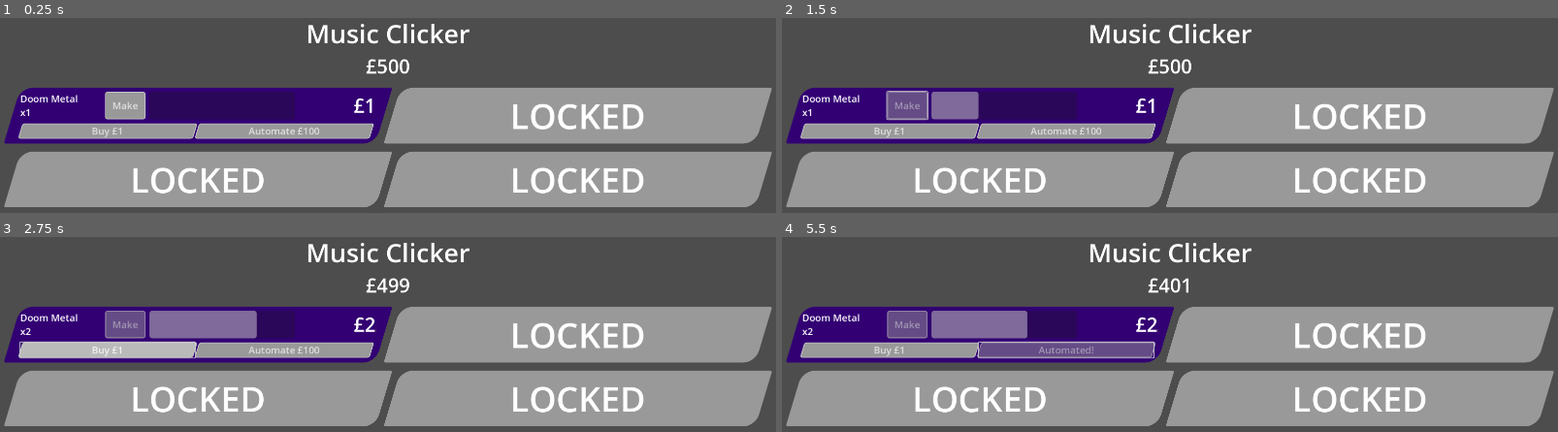
Above: before the commit, frames 1-4 (two rows, left to right).
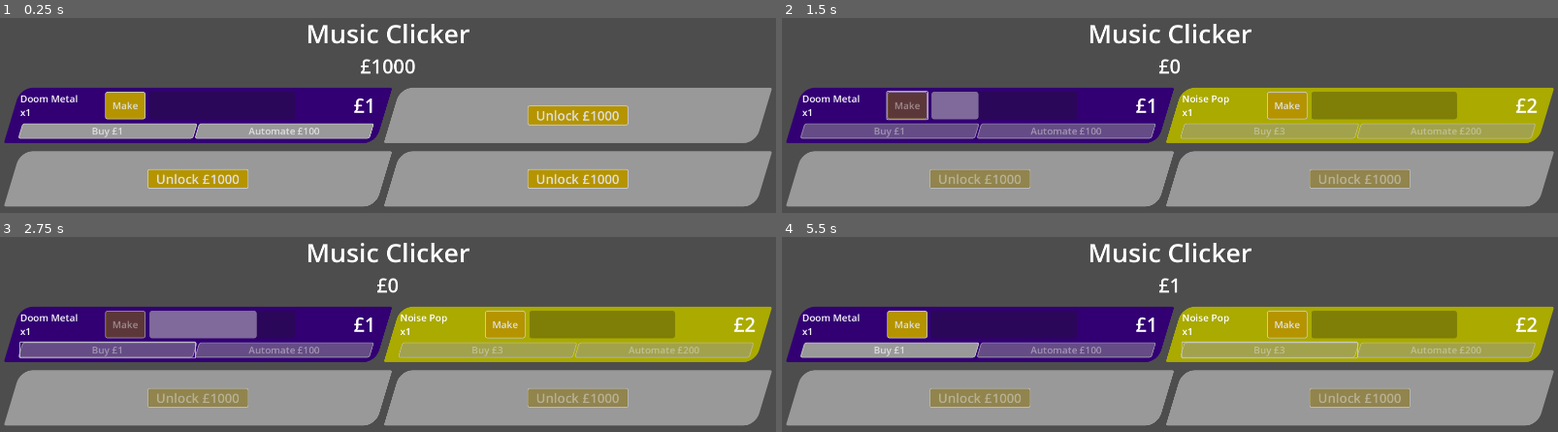
Above: after the commit, the same moments.

Repository: phrasmotica/music-clicker
Game: Godot game, scene res://game.tscn
Same seed, same stepped clock (60 frames per second), same inputs: the game is played once before the commit and once after it.
Inputs (mouse positions are in pixels of both pictures, inside the frame that each line leads up to):
- Up to frame 1 (0.25 s): no input
- Up to frame 2 (1.5 s): click "Make" at 0.5 s; click (1356, 115) at 1.25 s, where only the run after the commit has a clickable "Unlock £1000"
- Up to frame 3 (2.75 s): click (108, 350) at 2 s, where only the run before the commit has a clickable "Buy £1"
- Up to frame 4 (5.5 s): click (1069, 350) at 2.75 s, where only the run before the commit has a clickable "Automate £100"; tap Enter at 3.5 s; move the mouse to (1340, 422) at 3.52 s; hold D 3.53-4.25 s; hold Shift 3.53-4.25 s; click (1340, 422) at 3.67 s; tap Space at 4.25 s; drag from (outside the picture) to (outside the picture) at 4.27 s; move the mouse to (1247, 348) at 5.02 s; hold D from 5.03 s (still down); tap Z at 5.1 s; click (1247, 348) at 5.17 s

The runs differ from the first frame. In frame 1, 7.5% of the frame differs, in the area x 0-100%, y 20-98%; in frame 2, 23%; in frame 3, 23%; in frame 4, 22%.

Commit message:
Allow unlocking a product meter for £1000

Diff:
--- a/game.tscn
+++ b/game.tscn
@@ -14,17 +14,14 @@
 script = ExtResource("1_vef74")
 
 [node name="ScoreManager" parent="." node_paths=PackedStringArray("game_ui") instance=ExtResource("1_2j3m2")]
-starting_score = 500
+starting_score = 1000
 game_ui = NodePath("../GameUI")
 
 [node name="ProductRouter" type="Node" parent="." node_paths=PackedStringArray("score_manager")]
 script = ExtResource("3_khcq3")
 products = Array[ExtResource("4_vef74")]([ExtResource("5_hve3p"), ExtResource("6_mfdv2"), ExtResource("7_iotsf"), ExtResource("8_lc2xo")])
 amounts = Dictionary[ExtResource("4_vef74"), int]({
-ExtResource("5_hve3p"): 1,
-ExtResource("6_mfdv2"): 1,
-ExtResource("7_iotsf"): 1,
-ExtResource("8_lc2xo"): 1
+ExtResource("5_hve3p"): 1
 })
 score_manager = NodePath("../ScoreManager")
 
--- a/scenes/game_ui.tscn
+++ b/scenes/game_ui.tscn
@@ -116,48 +116,40 @@
 [node name="ProductMeter0" parent="VBoxContainer/ProductMeterParent" instance=ExtResource("2_e0pfi")]
 layout_mode = 2
 theme_override_styles/panel = SubResource("StyleBoxFlat_u001w")
+mode = 1
 
 [node name="ProductMeter1" parent="VBoxContainer/ProductMeterParent" instance=ExtResource("2_e0pfi")]
 layout_mode = 2
 theme_override_styles/panel = SubResource("StyleBoxFlat_u2dgd")
-is_unlocked = false
 
 [node name="ProductMeter2" parent="VBoxContainer/ProductMeterParent" instance=ExtResource("2_e0pfi")]
 layout_mode = 2
 theme_override_styles/panel = SubResource("StyleBoxFlat_bt76a")
-is_unlocked = false
 
 [node name="ProductMeter3" parent="VBoxContainer/ProductMeterParent" instance=ExtResource("2_e0pfi")]
 layout_mode = 2
 theme_override_styles/panel = SubResource("StyleBoxFlat_djwj0")
-is_unlocked = false
 
 [node name="ProductMeter4" parent="VBoxContainer/ProductMeterParent" instance=ExtResource("2_e0pfi")]
 layout_mode = 2
 theme_override_styles/panel = SubResource("StyleBoxFlat_e0pfi")
-is_unlocked = false
 
 [node name="ProductMeter5" parent="VBoxContainer/ProductMeterParent" instance=ExtResource("2_e0pfi")]
 layout_mode = 2
 theme_override_styles/panel = SubResource("StyleBoxFlat_o3bws")
-is_unlocked = false
 
 [node name="ProductMeter6" parent="VBoxContainer/ProductMeterParent" instance=ExtResource("2_e0pfi")]
 layout_mode = 2
 theme_override_styles/panel = SubResource("StyleBoxFlat_3huio")
-is_unlocked = false
 
 [node name="ProductMeter7" parent="VBoxContainer/ProductMeterParent" instance=ExtResource("2_e0pfi")]
 layout_mode = 2
 theme_override_styles/panel = SubResource("StyleBoxFlat_sjwyb")
-is_unlocked = false
 
 [node name="ProductMeter8" parent="VBoxContainer/ProductMeterParent" instance=ExtResource("2_e0pfi")]
 layout_mode = 2
 theme_override_styles/panel = SubResource("StyleBoxFlat_5kh4o")
-is_unlocked = false
 
 [node name="ProductMeter9" parent="VBoxContainer/ProductMeterParent" instance=ExtResource("2_e0pfi")]
 layout_mode = 2
 theme_override_styles/panel = SubResource("StyleBoxFlat_s2npe")
-is_unlocked = false
--- a/scenes/product_meter.tscn
+++ b/scenes/product_meter.tscn
@@ -35,7 +35,7 @@
 script = ExtResource("1_ynjkp")
 locked_colour = Color(0.6, 0.6, 0.6, 1)
 
-[node name="UIUpdater" type="Node" parent="." node_paths=PackedStringArray("meter", "unlocked_container", "locked_container", "name_label", "amount_label", "make_button", "progress_bar", "reward_label", "buy_button", "automate_button")]
+[node name="UIUpdater" type="Node" parent="." node_paths=PackedStringArray("meter", "unlocked_container", "locked_container", "name_label", "amount_label", "make_button", "progress_bar", "reward_label", "buy_button", "automate_button", "unlock_button")]
 unique_name_in_owner = true
 script = ExtResource("3_foft7")
 meter = NodePath("..")
@@ -48,6 +48,7 @@
 reward_label = NodePath("../MarginContainer/UnlockedModeContainer/ProductionControls/HBoxContainer/RewardLabel")
 buy_button = NodePath("../MarginContainer/UnlockedModeContainer/UpgradeButtons/BuyButton")
 automate_button = NodePath("../MarginContainer/UnlockedModeContainer/UpgradeButtons/AutomateButton")
+unlock_button = NodePath("../MarginContainer/LockedModeContainer/UnlockButton")
 panel_style_box = ExtResource("2_foft7")
 
 [node name="MarginContainer" type="MarginContainer" parent="."]
@@ -58,7 +59,6 @@
 theme_override_constants/margin_bottom = 10
 
 [node name="UnlockedModeContainer" type="VBoxContainer" parent="MarginContainer"]
-unique_name_in_owner = true
 visible = false
 layout_mode = 2
 theme_override_constants/separation = 10
@@ -73,19 +73,16 @@
 theme_override_constants/separation = 0
 
 [node name="NameLabel" type="Label" parent="MarginContainer/UnlockedModeContainer/ProductionControls/VBoxContainer"]
-unique_name_in_owner = true
 layout_mode = 2
 theme_override_font_sizes/font_size = 24
 text = "<product_name>"
 
 [node name="AmountLabel" type="Label" parent="MarginContainer/UnlockedModeContainer/ProductionControls/VBoxContainer"]
-unique_name_in_owner = true
 layout_mode = 2
 theme_override_font_sizes/font_size = 24
 text = "x0"
 
 [node name="MakeButton" type="Button" parent="MarginContainer/UnlockedModeContainer/ProductionControls"]
-unique_name_in_owner = true
 custom_minimum_size = Vector2(100, 0)
 layout_mode = 2
 theme_type_variation = &"ProductMeterMakeButton"
@@ -94,7 +91,6 @@
 text = "Make"
 
 [node name="ProgressBar" type="ProgressBar" parent="MarginContainer/UnlockedModeContainer/ProductionControls"]
-unique_name_in_owner = true
 layout_mode = 2
 size_flags_horizontal = 3
 size_flags_vertical = 1
@@ -111,7 +107,6 @@
 size_flags_horizontal = 3
 
 [node name="RewardLabel" parent="MarginContainer/UnlockedModeContainer/ProductionControls/HBoxContainer" instance=ExtResource("3_yex1k")]
-unique_name_in_owner = true
 material = SubResource("ShaderMaterial_foft7")
 layout_mode = 2
 text = "£0"
@@ -121,7 +116,6 @@
 layout_mode = 2
 
 [node name="BuyButton" type="Button" parent="MarginContainer/UnlockedModeContainer/UpgradeButtons"]
-unique_name_in_owner = true
 layout_mode = 2
 size_flags_horizontal = 3
 theme_type_variation = &"ProductMeterUpgradeButton"
@@ -130,24 +124,23 @@
 text = "Buy £0"
 
 [node name="AutomateButton" type="Button" parent="MarginContainer/UnlockedModeContainer/UpgradeButtons"]
-unique_name_in_owner = true
 layout_mode = 2
 size_flags_horizontal = 3
 theme_type_variation = &"ProductMeterUpgradeButton"
 theme_override_font_sizes/font_size = 24
 disabled = true
-text = "Automated!"
+text = "Automate £0"
 
 [node name="Spacer" type="Control" parent="MarginContainer/UnlockedModeContainer/UpgradeButtons"]
 custom_minimum_size = Vector2(6, 0)
 layout_mode = 2
 
 [node name="LockedModeContainer" type="VBoxContainer" parent="MarginContainer"]
-unique_name_in_owner = true
 layout_mode = 2
 theme_override_constants/separation = 10
 
 [node name="LockedLabel" type="Label" parent="MarginContainer/LockedModeContainer"]
+visible = false
 layout_mode = 2
 size_flags_vertical = 3
 theme_override_font_sizes/font_size = 86
@@ -155,6 +148,17 @@
 horizontal_alignment = 1
 vertical_alignment = 1
 
+[node name="UnlockButton" type="Button" parent="MarginContainer/LockedModeContainer"]
+custom_minimum_size = Vector2(250, 0)
+layout_mode = 2
+size_flags_horizontal = 4
+size_flags_vertical = 6
+focus_mode = 0
+mouse_default_cursor_shape = 2
+theme_type_variation = &"ProductMeterUnlockButton"
+text = "Unlock £1000"
+
 [connection signal="pressed" from="MarginContainer/UnlockedModeContainer/ProductionControls/MakeButton" to="UIUpdater" method="_on_make_button_pressed"]
 [connection signal="pressed" from="MarginContainer/UnlockedModeContainer/UpgradeButtons/BuyButton" to="UIUpdater" method="_on_buy_button_pressed"]
 [connection signal="pressed" from="MarginContainer/UnlockedModeContainer/UpgradeButtons/AutomateButton" to="UIUpdater" method="_on_automate_button_pressed"]
+[connection signal="pressed" from="MarginContainer/LockedModeContainer/UnlockButton" to="UIUpdater" method="_on_unlock_button_pressed"]
--- a/scripts/game_ui.gd
+++ b/scripts/game_ui.gd
@@ -24,6 +24,7 @@
 
 var _product_meters: Array[ProductMeter] = []
 
+signal unlock_product(product: Product, cost: int)
 signal buy_product(product: Product, cost: int)
 signal made_product(reward: int)
 signal automate_product(product: Product)
@@ -38,12 +39,14 @@
 		_product_meters.append(meter)
 
 	for pm in _product_meters:
+		pm.unlock_product.connect(unlock_product.emit)
 		pm.buy_product.connect(buy_product.emit)
 		pm.made_product.connect(made_product.emit)
 		pm.automate_product.connect(automate_product.emit)
 
 	if product_router:
 		product_router.products_changed.connect(_inject_products)
+		product_router.unlocked_product.connect(_handle_unlocked_product)
 		product_router.bought_product.connect(_handle_bought_product)
 
 		_inject_products(product_router.products)
@@ -73,6 +76,14 @@
 			meter.product = null
 			meter.hide()
 
+func _handle_unlocked_product(product: Product, amount: int) -> void:
+	for pm in _product_meters:
+		if pm.product == product:
+			print("%s unlocked" % product.product_name)
+
+			pm.to_unlocked()
+			pm.amount = amount
+
 func _handle_bought_product(product: Product, amount: int, mult: float) -> void:
 	for pm in _product_meters:
 		if pm.product == product:
--- a/scripts/product_meter.gd
+++ b/scripts/product_meter.gd
@@ -50,12 +50,14 @@
 @onready
 var ui_updater: ProductMeterUIUpdater = %UIUpdater
 
+signal unlock_product(product: Product, cost: int)
 signal buy_product(product: Product, cost: int)
 signal made_product(reward: int)
 signal automate_product(product: Product)
 
 func _ready() -> void:
 	if ui_updater:
+		ui_updater.unlock_triggered.connect(_unlock)
 		ui_updater.buy_triggered.connect(_buy)
 		ui_updater.automate_triggered.connect(_automate)
 
@@ -72,6 +74,13 @@
 
 		if did_make:
 			made_product.emit(get_reward())
+
+func _unlock() -> void:
+	if not product:
+		return
+
+	var cost := get_unlock_cost()
+	unlock_product.emit(product, cost)
 
 func _buy() -> void:
 	if not product:
@@ -115,6 +124,10 @@
 func get_automate_cost() -> int:
 	return product.automate_cost if product else 0
 
+func get_unlock_cost() -> int:
+	# HIGH: implement a per-product unlock cost
+	return 1000
+
 func is_locked() -> bool:
 	return mode == MeterMode.LOCKED
 
--- a/scripts/product_meter_ui_updater.gd
+++ b/scripts/product_meter_ui_updater.gd
@@ -32,6 +32,9 @@
 var automate_button: Button
 
 @export
+var unlock_button: Button
+
+@export
 var panel_style_box: StyleBoxFlat
 
 var _local_panel_style_box: StyleBoxFlat
@@ -39,6 +42,7 @@
 var _is_making := false
 var _current_score := 0
 
+signal unlock_triggered
 signal buy_triggered
 signal automate_triggered
 
@@ -112,6 +116,9 @@
 		automate_button.text = _get_automate_text()
 		automate_button.disabled = not _can_automate()
 
+	if unlock_button:
+		unlock_button.disabled = not _can_unlock()
+
 func update_score(score: int) -> void:
 	_current_score = score
 
@@ -142,13 +149,16 @@
 	return "Automated!" if meter.is_automated() else "Automate £%d" % meter.get_automate_cost()
 
 func _can_make() -> bool:
-	return meter.product != null and not (_is_making or meter.is_automated())
+	return meter.product != null and meter.is_unlocked() and not _is_making
 
 func _can_buy() -> bool:
-	return meter.product != null and _current_score >= meter.get_cost()
+	return meter.product != null and meter.is_unlocked() and _current_score >= meter.get_cost()
 
 func _can_automate() -> bool:
-	return meter.product != null and _current_score >= meter.get_automate_cost() and not meter.is_automated()
+	return meter.product != null and meter.is_unlocked() and _current_score >= meter.get_automate_cost()
+
+func _can_unlock() -> bool:
+	return meter.product != null and meter.is_locked() and _current_score >= meter.get_unlock_cost()
 
 func _on_make_button_pressed() -> void:
 	if _is_making:
@@ -173,3 +183,11 @@
 	print("Automating production of %s..." % meter.product.product_name)
 
 	automate_triggered.emit()
+
+func _on_unlock_button_pressed() -> void:
+	if meter.is_unlocked():
+		return
+
+	print("Unlocking %s..." % meter.product.product_name)
+
+	unlock_triggered.emit()
--- a/scripts/product_router.gd
+++ b/scripts/product_router.gd
@@ -21,10 +21,12 @@
 var score_manager: ScoreManager
 
 signal products_changed(products: Array[Product])
+signal unlocked_product(product: Product, amount: int)
 signal bought_product(product: Product, amount: int, mult: float)
 
 func _ready() -> void:
 	if score_manager:
+		score_manager.product_unlocked.connect(_handle_product_unlocked)
 		score_manager.product_bought.connect(_handle_product_bought)
 
 	_emit_changed()
@@ -36,6 +38,13 @@
 		amounts[product] = amount
 
 	return amounts[product]
+
+func _handle_product_unlocked(product: Product) -> void:
+	var new_amount := 1
+
+	amounts[product] = new_amount
+
+	unlocked_product.emit(product, new_amount)
 
 func _handle_product_bought(product: Product) -> void:
 	var new_amount := add_product(product, 1)
--- a/scripts/score_manager.gd
+++ b/scripts/score_manager.gd
@@ -19,11 +19,13 @@
 var _score: int = 0
 
 signal score_changed(score: int)
+signal product_unlocked(product: Product)
 signal product_bought(product: Product)
 signal product_automated(product: Product)
 
 func _ready() -> void:
 	if game_ui:
+		game_ui.unlock_product.connect(_handle_unlock_product)
 		game_ui.buy_product.connect(_handle_buy_product)
 		game_ui.made_product.connect(_handle_made_product)
 		game_ui.automate_product.connect(_handle_automate_product)
@@ -31,6 +33,15 @@
 func _on_game_ready() -> void:
 	_score = starting_score
 
+	score_changed.emit(_score)
+
+func _handle_unlock_product(product: Product, cost: int) -> void:
+	if _score < cost:
+		return
+
+	_score -= cost
+
+	product_unlocked.emit(product)
 	score_changed.emit(_score)
 
 func _handle_buy_product(product: Product, cost: int) -> void:
--- a/theme/ui_theme.tres
+++ b/theme/ui_theme.tres
@@ -1,10 +1,10 @@
-[gd_resource type="Theme" load_steps=11 format=3 uid="uid://dkomyb52bvbhj"]
+[gd_resource type="Theme" load_steps=13 format=3 uid="uid://dkomyb52bvbhj"]
 
 [ext_resource type="StyleBox" uid="uid://ccr1mhrm5bndo" path="res://theme/panel_product_meter_panel.tres" id="1_2pn01"]
 [ext_resource type="SystemFont" uid="uid://b701jelvk7xtj" path="res://theme/ui_font.tres" id="1_touxu"]
 
 [sub_resource type="StyleBoxFlat" id="StyleBoxFlat_5kxjo"]
-bg_color = Color(0.6, 0.6, 0.6, 0.498039)
+bg_color = Color(0.532604, 0.433176, 0, 0.498039)
 border_width_left = 2
 border_width_top = 2
 border_width_right = 2
@@ -27,6 +27,7 @@
 corner_radius_bottom_left = 5
 
 [sub_resource type="StyleBoxFlat" id="StyleBoxFlat_tpf0h"]
+bg_color = Color(0.709804, 0.580392, 0, 1)
 border_width_left = 2
 border_width_top = 2
 border_width_right = 2
@@ -38,6 +39,28 @@
 
 [sub_resource type="StyleBoxFlat" id="StyleBoxFlat_5y56j"]
 bg_color = Color(0.43134, 0.43134, 0.43134, 1)
+border_width_left = 2
+border_width_top = 2
+border_width_right = 2
+border_width_bottom = 2
+corner_radius_top_left = 5
+corner_radius_top_right = 5
+corner_radius_bottom_right = 5
+corner_radius_bottom_left = 5
+
+[sub_resource type="StyleBoxFlat" id="StyleBoxFlat_7uusv"]
+bg_color = Color(0.870019, 0.713497, 1.54018e-06, 1)
+border_width_left = 2
+border_width_top = 2
+border_width_right = 2
+border_width_bottom = 2
+corner_radius_top_left = 5
+corner_radius_top_right = 5
+corner_radius_bottom_right = 5
+corner_radius_bottom_left = 5
+
+[sub_resource type="StyleBoxFlat" id="StyleBoxFlat_8aw70"]
+bg_color = Color(0.473803, 0.384325, 0, 1)
 border_width_left = 2
 border_width_top = 2
 border_width_right = 2
@@ -104,6 +127,12 @@
 ProductMeterMakeButton/styles/pressed = SubResource("StyleBoxFlat_5y56j")
 ProductMeterPanel/base_type = &"PanelContainer"
 ProductMeterPanel/styles/panel = ExtResource("1_2pn01")
+ProductMeterUnlockButton/base_type = &"Button"
+ProductMeterUnlockButton/font_sizes/font_size = 32
+ProductMeterUnlockButton/styles/disabled = SubResource("StyleBoxFlat_5kxjo")
+ProductMeterUnlockButton/styles/hover = SubResource("StyleBoxFlat_7uusv")
+ProductMeterUnlockButton/styles/normal = SubResource("StyleBoxFlat_tpf0h")
+ProductMeterUnlockButton/styles/pressed = SubResource("StyleBoxFlat_8aw70")
 ProductMeterUpgradeButton/base_type = &"Button"
 ProductMeterUpgradeButton/styles/disabled = SubResource("StyleBoxFlat_2pn01")
 ProductMeterUpgradeButton/styles/hover = SubResource("StyleBoxFlat_tbeor")
